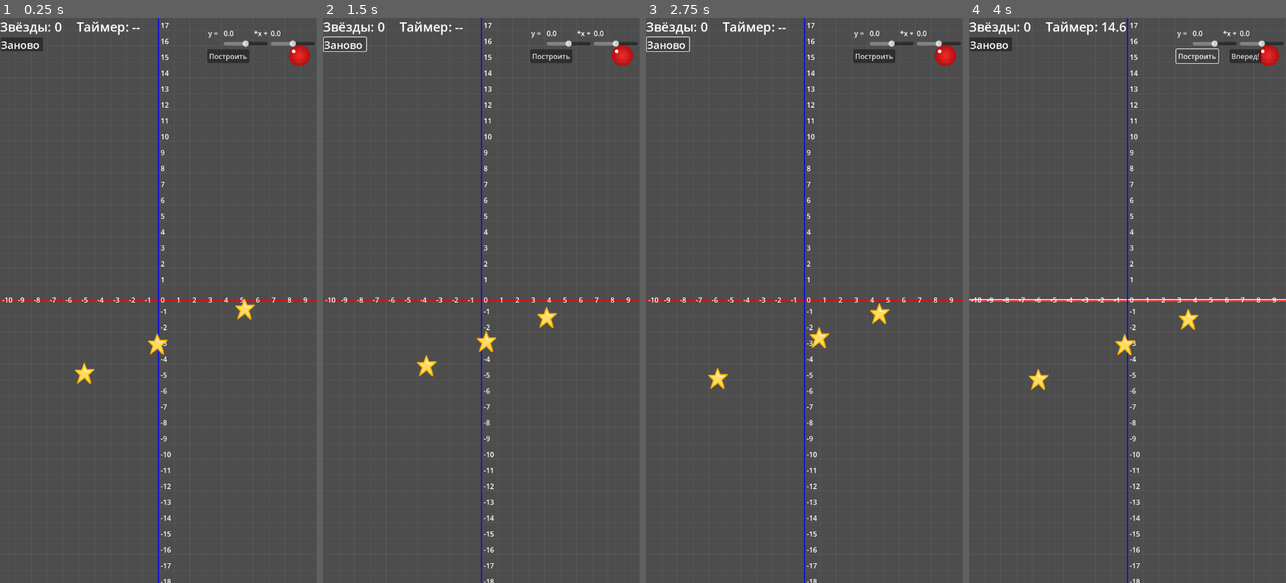
Above: before the commit, frames 1-4 (left to right).
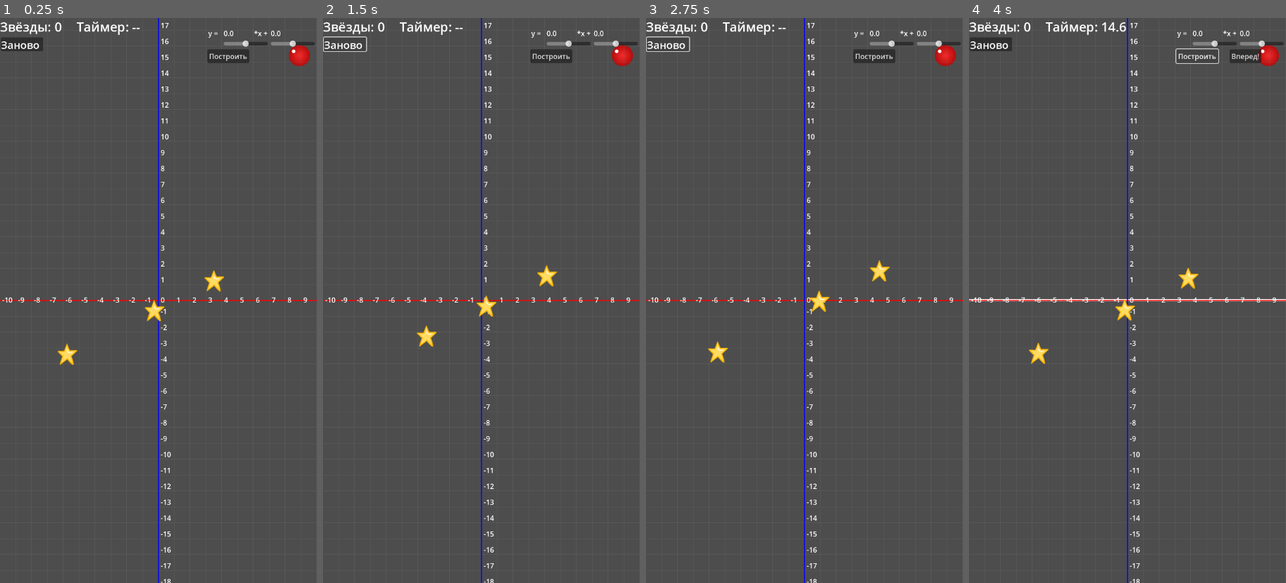
Above: after the commit, the same moments.

Repository: salena123/StarFunc
Game: Godot game, scene res://node_2d.tscn
Same seed, same stepped clock (60 frames per second), same inputs: the game is played once before the commit and once after it.
Inputs:
- Up to frame 1 (0.25 s): no input
- Up to frame 2 (1.5 s): click "Построить" at 0.5 s; click "Заново" at 1.25 s
- Up to frame 3 (2.75 s): click "Заново" at 2 s
- Up to frame 4 (4 s): click "Заново" at 2.75 s; click "Построить" at 3.5 s

The runs differ from the first frame. In frame 1, 0.7% of the frame differs, in the area x 18-81%, y 44-65%; in frame 2, 0.7%; in frame 3, 0.7%; in frame 4, 0.7%, in the area x 18-73%, y 44-66%.

Commit message:
правки

Diff:
--- /dev/null
+++ b/scripts/input_slider_level.gd
@@ -0,0 +1,82 @@
+extends Node
+
+var root
+
+func init(r):
+	root = r
+
+
+func generate_function() -> String:
+	if root == null or root.utils == null:
+		return "0.5*x"
+	var attempts = 0
+	var max_attempts = 2000
+	var candidate = _random_function()
+	while attempts < max_attempts and not root.utils.is_level_valid_for_edges(candidate, root.ball_side):
+		candidate = _random_function()
+		attempts += 1
+	return candidate
+
+
+func setup_ui_with_function(func_str: String):
+	if root == null:
+		return
+	_prepare_ui()
+	_draw_function(func_str)
+
+
+func _prepare_ui():
+	if root == null:
+		return
+	for btn in root.option_buttons:
+		btn.hide()
+	if root.forward_button:
+		root.forward_button.hide()
+	if root.build_button:
+		root.build_button.disabled = false
+	if root.k_slider:
+		root.k_slider.visible = true
+		root.k_slider.value = 0.0
+	if root.b_slider:
+		root.b_slider.visible = true
+		root.b_slider.value = 0.0
+	if root.k_slider_label:
+		root.k_slider_label.visible = true
+		root.k_slider_label.text = "0.0"
+	if root.b_slider_label:
+		root.b_slider_label.visible = true
+		root.b_slider_label.text = "0.0"
+	if root.has_node("UI/Slider"):
+		root.get_node("UI/Slider").visible = true
+	if root.k_input:
+		root.k_input.visible = false
+	if root.b_input:
+		root.b_input.visible = false
+	if root.k_value_label:
+		root.k_value_label.visible = false
+	if root.b_value_label:
+		root.b_value_label.visible = false
+	if root.x_label:
+		root.x_label.visible = false
+	if root.y_label:
+		root.y_label.visible = false
+	if root.input_panel:
+		root.input_panel.visible = true
+
+
+func _draw_function(func_str: String):
+	if root == null or root.utils == null:
+		return
+	var expr = Expression.new()
+	if expr.parse(func_str, ["x"]) == OK:
+		root.utils.setup_level_positions(expr)
+	else:
+		push_warning("InputSliderLevel: failed to parse function %s" % func_str)
+
+
+func _random_function() -> String:
+	var k = 0.0
+	while abs(k) < 0.3:
+		k = round(randf_range(-3.0, 3.0) * 10) / 10.0
+	var b = round(randf_range(-5.0, 5.0) * 10) / 10.0
+	return str(k) + "*x + " + str(b)
--- a/scripts/level_generator.gd
+++ b/scripts/level_generator.gd
@@ -23,11 +23,11 @@
 		root.utils.calc_base_unit()
 
 func get_level_type(level: int) -> LevelType:
-	if level <= 3:
+	if level <= 1:
 		return LevelType.INPUT_SLIDER
-	elif level <= 6:
+	elif level <= 2:
 		return LevelType.INPUT_LINEAR
-	elif level <= 9:
+	elif level <= 3:
 		return LevelType.SIMPLE
 	elif level <= 4:
 		return LevelType.VARY_B
@@ -89,43 +89,43 @@
 			root.b_value_label.visible = false
 		root.input_panel.visible = true
 	elif saved_lvl_type == LevelType.INPUT_SLIDER:
-		for btn in root.option_buttons:
-			btn.hide()
-		root.forward_button.hide()
-		if root.build_button:
-			root.build_button.disabled = false
-		if root.k_slider:
-			root.k_slider.value = 0.0
-		if root.b_slider:
-			root.b_slider.value = 0.0
-		# Обновляем k_slider_label и b_slider_label
-		if root.k_slider_label:
-			root.k_slider_label.text = "0.0"
-		if root.b_slider_label:
-			root.b_slider_label.text = "0.0"
-		if root.k_input:
-			root.k_input.visible = false
-		if root.b_input:
-			root.b_input.visible = false
-		if root.k_slider:
-			root.k_slider.visible = true
-		if root.b_slider:
-			root.b_slider.visible = true
-		if root.has_node("UI/Slider"):
-			root.get_node("UI/Slider").visible = true
-		if root.k_slider_label:
-			root.k_slider_label.visible = true
-		if root.b_slider_label:
-			root.b_slider_label.visible = true
-		if root.x_label:
-			root.x_label.visible = false
-		if root.y_label:
-			root.y_label.visible = false
-		if root.k_value_label:
-			root.k_value_label.visible = false
-		if root.b_value_label:
-			root.b_value_label.visible = false
-		root.input_panel.visible = true
+		if root.input_slider_module:
+			root.input_slider_module.setup_ui_with_function(current_correct_func)
+		else:
+			for btn in root.option_buttons:
+				btn.hide()
+			root.forward_button.hide()
+			if root.build_button:
+				root.build_button.disabled = false
+			if root.k_slider:
+				root.k_slider.value = 0.0
+			if root.b_slider:
+				root.b_slider.value = 0.0
+			if root.k_slider_label:
+				root.k_slider_label.text = "0.0"
+				root.k_slider_label.visible = true
+			if root.b_slider_label:
+				root.b_slider_label.text = "0.0"
+				root.b_slider_label.visible = true
+			if root.k_input:
+				root.k_input.visible = false
+			if root.b_input:
+				root.b_input.visible = false
+			if root.k_slider:
+				root.k_slider.visible = true
+			if root.b_slider:
+				root.b_slider.visible = true
+			if root.has_node("UI/Slider"):
+				root.get_node("UI/Slider").visible = true
+			if root.x_label:
+				root.x_label.visible = false
+			if root.y_label:
+				root.y_label.visible = false
+			if root.k_value_label:
+				root.k_value_label.visible = false
+			if root.b_value_label:
+				root.b_value_label.visible = false
+			root.input_panel.visible = true
 	else:
 		root.input_panel.visible = false
 		for btn in root.option_buttons:
@@ -173,27 +173,33 @@
 	print("Тип уровня:", lvl_type)
 
 	var valid_correct_func = ""
-	var max_attempts = 5000
-	var attempts = 0
-
-	while valid_correct_func == "" and attempts < max_attempts:
-		attempts += 1
-		var func_types = []
-		match lvl_type:
-			LevelType.SIMPLE, LevelType.VARY_B, LevelType.VARY_K:
-				func_types = [FuncType.LINEAR]
-			LevelType.QUADRATIC:
-				func_types = [FuncType.QUADRATIC]
-			LevelType.TRIG:
-				func_types = [FuncType.SIN, FuncType.COS]
-			LevelType.INPUT_LINEAR, LevelType.INPUT_SLIDER:
-				func_types = [FuncType.LINEAR]
-			_:
-				func_types = [FuncType.LINEAR]
-
-		var candidate = random_function(func_types)
-		if root.utils.is_level_valid_for_edges(candidate, root.ball_side):
-			valid_correct_func = candidate
+	var used_slider_generator = false
+	if lvl_type == LevelType.INPUT_SLIDER and root.input_slider_module:
+		valid_correct_func = root.input_slider_module.generate_function()
+		used_slider_generator = true
+
+	if not used_slider_generator:
+		var max_attempts = 5000
+		var attempts = 0
+
+		while valid_correct_func == "" and attempts < max_attempts:
+			attempts += 1
+			var func_types = []
+			match lvl_type:
+				LevelType.SIMPLE, LevelType.VARY_B, LevelType.VARY_K:
+					func_types = [FuncType.LINEAR]
+				LevelType.QUADRATIC:
+					func_types = [FuncType.QUADRATIC]
+				LevelType.TRIG:
+					func_types = [FuncType.SIN, FuncType.COS]
+				LevelType.INPUT_LINEAR, LevelType.INPUT_SLIDER:
+					func_types = [FuncType.LINEAR]
+				_:
+					func_types = [FuncType.LINEAR]
+
+			var candidate = random_function(func_types)
+			if root.utils.is_level_valid_for_edges(candidate, root.ball_side):
+				valid_correct_func = candidate
 
 	if valid_correct_func == "":
 		valid_correct_func = "0.5*x"
@@ -242,49 +248,48 @@
 			_save_current_level(lvl_type)
 	elif lvl_type == LevelType.INPUT_SLIDER:
 		options = []
-		for btn in root.option_buttons:
-			btn.hide()
-		root.forward_button.hide()
-		# Разблокируем кнопку "Построить" (будет заблокирована после нажатия "Вперед")
-		if root.build_button:
-			root.build_button.disabled = false
-		if root.k_slider:
-			root.k_slider.value = 0.0
-		if root.b_slider:
-			root.b_slider.value = 0.0
-		# Обновляем k_slider_label и b_slider_label
-		if root.k_slider_label:
-			root.k_slider_label.text = "0.0"
-		if root.b_slider_label:
-			root.b_slider_label.text = "0.0"
-		if root.k_input:
-			root.k_input.visible = false
-		if root.b_input:
-			root.b_input.visible = false
-		if root.k_slider:
-			root.k_slider.visible = true
-		if root.b_slider:
-			root.b_slider.visible = true
-		if root.has_node("UI/Slider"):
-			root.get_node("UI/Slider").visible = true
-		if root.k_slider_label:
-			root.k_slider_label.visible = true
-		if root.b_slider_label:
-			root.b_slider_label.visible = true
-		if root.x_label:
-			root.x_label.visible = false
-		if root.y_label:
-			root.y_label.visible = false
-		if root.k_value_label:
-			root.k_value_label.visible = false
-		if root.b_value_label:
-			root.b_value_label.visible = false
-		root.input_panel.visible = true
-		var expr = Expression.new()
-		if expr.parse(current_correct_func, ["x"]) == OK:
+		if root.input_slider_module:
 			print("[LevelGen] setup_level_positions using input-slider func:", current_correct_func)
-			root.utils.setup_level_positions(expr)
-			_save_current_level(lvl_type)
+			root.input_slider_module.setup_ui_with_function(current_correct_func)
+		else:
+			for btn in root.option_buttons:
+				btn.hide()
+			root.forward_button.hide()
+			if root.build_button:
+				root.build_button.disabled = false
+			if root.k_slider:
+				root.k_slider.value = 0.0
+			if root.b_slider:
+				root.b_slider.value = 0.0
+			if root.k_slider_label:
+				root.k_slider_label.text = "0.0"
+				root.k_slider_label.visible = true
+			if root.b_slider_label:
+				root.b_slider_label.text = "0.0"
+				root.b_slider_label.visible = true
+			if root.k_input:
+				root.k_input.visible = false
+			if root.b_input:
+				root.b_input.visible = false
+			if root.k_slider:
+				root.k_slider.visible = true
+			if root.b_slider:
+				root.b_slider.visible = true
+			if root.has_node("UI/Slider"):
+				root.get_node("UI/Slider").visible = true
+			if root.x_label:
+				root.x_label.visible = false
+			if root.y_label:
+				root.y_label.visible = false
+			if root.k_value_label:
+				root.k_value_label.visible = false
+			if root.b_value_label:
+				root.b_value_label.visible = false
+			root.input_panel.visible = true
+			var expr = Expression.new()
+			if expr.parse(current_correct_func, ["x"]) == OK:
+				root.utils.setup_level_positions(expr)
+		_save_current_level(lvl_type)
 
 	else:
 		root.input_panel.visible = false
--- a/scripts/main.gd
+++ b/scripts/main.gd
@@ -7,6 +7,7 @@
 var physics
 var lin_gen
 var input_linear_module
+var input_slider_module
 var progress_manager
 var level_saver
 
@@ -21,21 +22,21 @@
 	$UI/Buttons/Button3
 ]
 @onready var input_panel = $UI/InputPanel
-@onready var k_input = $UI/InputPanel/KInput
-@onready var b_input = $UI/InputPanel/BInput
-@onready var k_slider = $UI/InputPanel/KSlider
-@onready var k_value_label = $UI/InputPanel/KValueLabel
-@onready var b_slider = $UI/InputPanel/BSlider
-@onready var b_value_label = $UI/InputPanel/BValueLabel
-@onready var build_button = $UI/InputPanel/BuildButton
-@onready var forward_button_input = $UI/InputPanel/ForwardButtonInput
-@onready var error_label = $UI/InputPanel/ErrorLabel
+@onready var k_input = get_node_or_null("UI/InputPanel/KInput")
+@onready var b_input = get_node_or_null("UI/InputPanel/BInput")
+@onready var k_slider = get_node_or_null("UI/InputPanel/KSlider")
+@onready var k_value_label = get_node_or_null("UI/InputPanel/KValueLabel")
+@onready var b_slider = get_node_or_null("UI/InputPanel/BSlider")
+@onready var b_value_label = get_node_or_null("UI/InputPanel/BValueLabel")
+@onready var build_button = get_node_or_null("UI/InputPanel/BuildButton")
+@onready var forward_button_input = get_node_or_null("UI/InputPanel/ForwardButtonInput")
+@onready var error_label = get_node_or_null("UI/InputPanel/ErrorLabel")
 @onready var restart = $UI/Restart
 @onready var timer_label = $UI/Timer
-@onready var k_slider_label = $UI/Slider/KLabel
-@onready var b_slider_label = $UI/Slider/BLabel
-@onready var x_label = $UI/Slider/XLabel
-@onready var y_label = $UI/Slider/YLabel
+@onready var k_slider_label = get_node_or_null("UI/Slider/KLabel")
+@onready var b_slider_label = get_node_or_null("UI/Slider/BLabel")
+@onready var x_label = get_node_or_null("UI/Slider/XLabel")
+@onready var y_label = get_node_or_null("UI/Slider/YLabel")
 
 var score: int = 0
 var level: int = 1
@@ -56,6 +57,7 @@
 	level_gen = preload("res://scripts/level_generator.gd").new()
 	physics = preload("res://scripts/physics_checker.gd").new()
 	input_linear_module = preload("res://scripts/input_linear_level.gd").new()
+	input_slider_module = preload("res://scripts/input_slider_level.gd").new()
 	progress_manager = preload("res://scripts/progress_manager.gd").new()
 	level_saver = preload("res://scripts/level_saver.gd")
 
@@ -68,6 +70,7 @@
 	level_gen.init(self)
 	physics.init(self)
 	input_linear_module.init(self)
+	input_slider_module.init(self)
 	progress_manager.init(self)
 
 	randomize()
@@ -151,8 +154,8 @@
 	if not has_node("UI/InputPanel/KSlider"):
 		var k_slider_node = HSlider.new()
 		k_slider_node.name = "KSlider"
-		k_slider_node.min_value = -3.0
-		k_slider_node.max_value = 3.0
+		k_slider_node.min_value = -1.5
+		k_slider_node.max_value = 1.5
 		k_slider_node.step = 0.1
 		k_slider_node.value = 0.0
 		k_slider_node.position = Vector2(42, 25)
@@ -169,6 +172,8 @@
 		k_value_label = k_label
 	else:
 		k_slider = $UI/InputPanel/KSlider
+		k_slider.min_value = -1.5
+		k_slider.max_value = 1.5
 		if has_node("UI/InputPanel/KValueLabel"):
 			k_value_label = $UI/InputPanel/KValueLabel
 		else:
@@ -183,8 +188,8 @@
 	if not has_node("UI/InputPanel/BSlider"):
 		var b_slider_node = HSlider.new()
 		b_slider_node.name = "BSlider"
-		b_slider_node.min_value = -5.0
-		b_slider_node.max_value = 5.0
+		b_slider_node.min_value = -10.0
+		b_slider_node.max_value = 10.0
 		b_slider_node.step = 0.1
 		b_slider_node.value = 0.0
 		b_slider_node.position = Vector2(149, 25)
@@ -201,6 +206,8 @@
 		b_value_label = b_label
 	else:
 		b_slider = $UI/InputPanel/BSlider
+		b_slider.min_value = -10.0
+		b_slider.max_value = 10.0
 		if has_node("UI/InputPanel/BValueLabel"):
 			b_value_label = $UI/InputPanel/BValueLabel
 		else:
Not shown, added: scripts/input_slider_level.gd.uid
